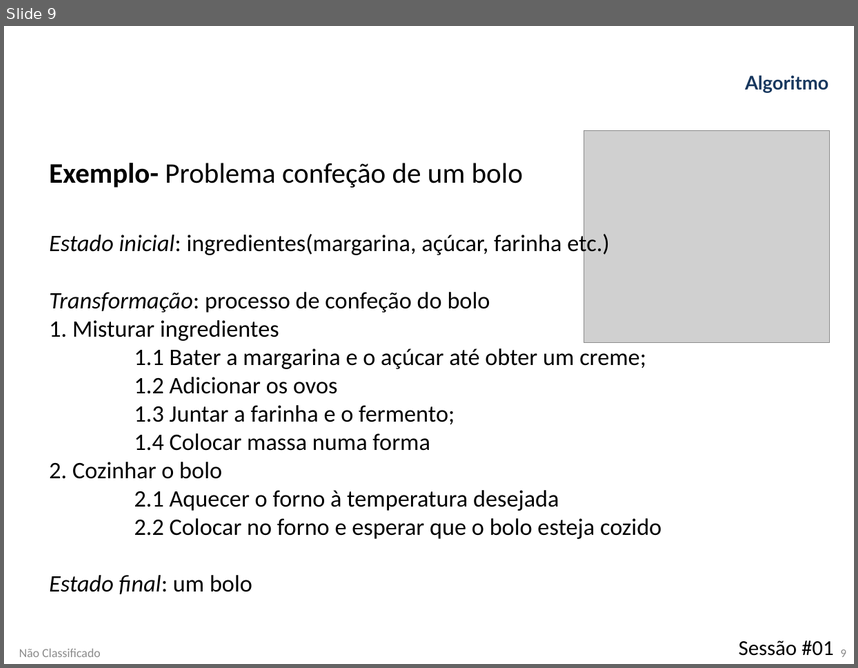
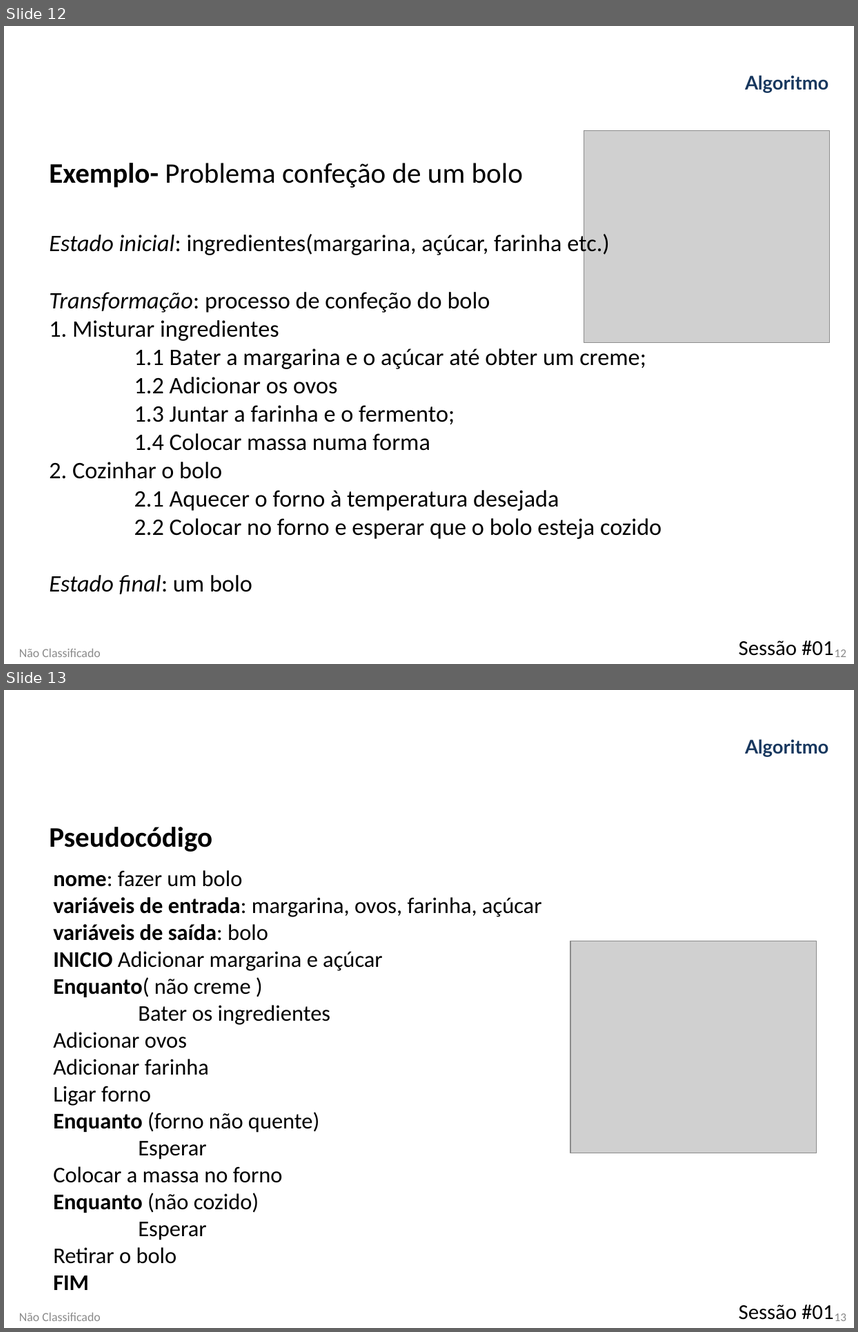
Before and after one commit to RibeiroETA08/EKP01_21_22, a slide deck: Apresentacoes/UFCD 0804- Algoritmos/Algoritmos 1.pptx. Shown one above the other, each under a label of ours: slide 9 before the commit, slides 12 and 13 after it. The pictures are 858x668 and 858x1332 pixels, drawn with LibreOffice and Linux fonts; fonts in the diff are those of the drawing; grey boxes stand for pictures; background and template pictures are left out. Boxes give left, top, right and bottom in pixels: in the first picture for what was removed or moved away, otherwise in the second. Text is boxed around its words. In the diff, an @@ line names an element or a change of style, - is before the commit and + after.

Commit message:
add cronograma
update algoritmos

```diff
--- a/Apresentacoes/UFCD 0804- Algoritmos/Algoritmos 1.pptx
+++ b/Apresentacoes/UFCD 0804- Algoritmos/Algoritmos 1.pptx
@@ slide 13 added at bbox=[4, 690, 854, 1328], background picture (left out) @@
@@ text added at bbox=[745, 739, 829, 757], 16 pt, text #17375E, bold @@
+Algoritmo
@@ text added at bbox=[49, 827, 212, 851], 24 pt, text #000000, bold @@
+Pseudocódigo
@@ text added at bbox=[53, 870, 542, 1290], 19 pt, text #000000 @@
+nome: fazer um bolo
+variáveis de entrada: margarina, ovos, farinha, açúcar
+variáveis de saída: bolo
+INICIO Adicionar margarina e açúcar
+Enquanto( não creme )
+Bater os ingredientes
+Adicionar ovos
+Adicionar farinha
+Ligar forno
+Enquanto (forno não quente)
+Esperar
+Colocar a massa no forno
+Enquanto (não cozido)
+Esperar
+Retirar o bolo
+FIM
@@ picture added at bbox=[570, 940, 816, 1152] @@
@@ text added at bbox=[739, 1304, 834, 1319], 18 pt, text #000000 @@
+Sessão #01
@@ text added at bbox=[19, 1312, 100, 1321], 10.5 pt, text #8C8C8C @@
+Não Classificado
@@ page number added at bbox=[835, 1313, 846, 1321], 10 pt, text #898989 @@
+13
@@ what was slide 9 is now slide 12 @@
@@ page number at bbox=[835, 649, 846, 657]: text changed @@
-9
+12
```
Also in this commit, not shown: 2 slides changed, 5 slides removed, 2 other files.
